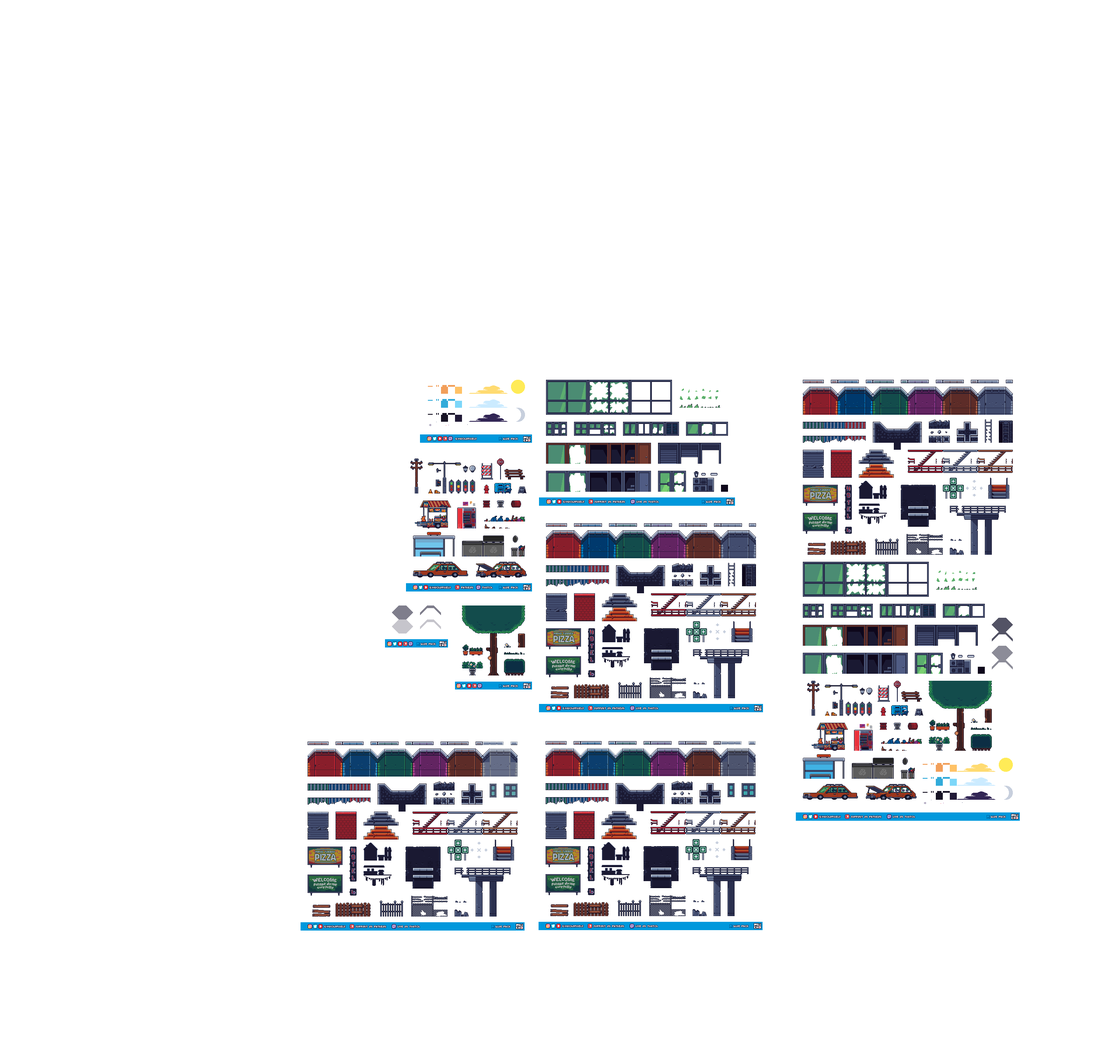
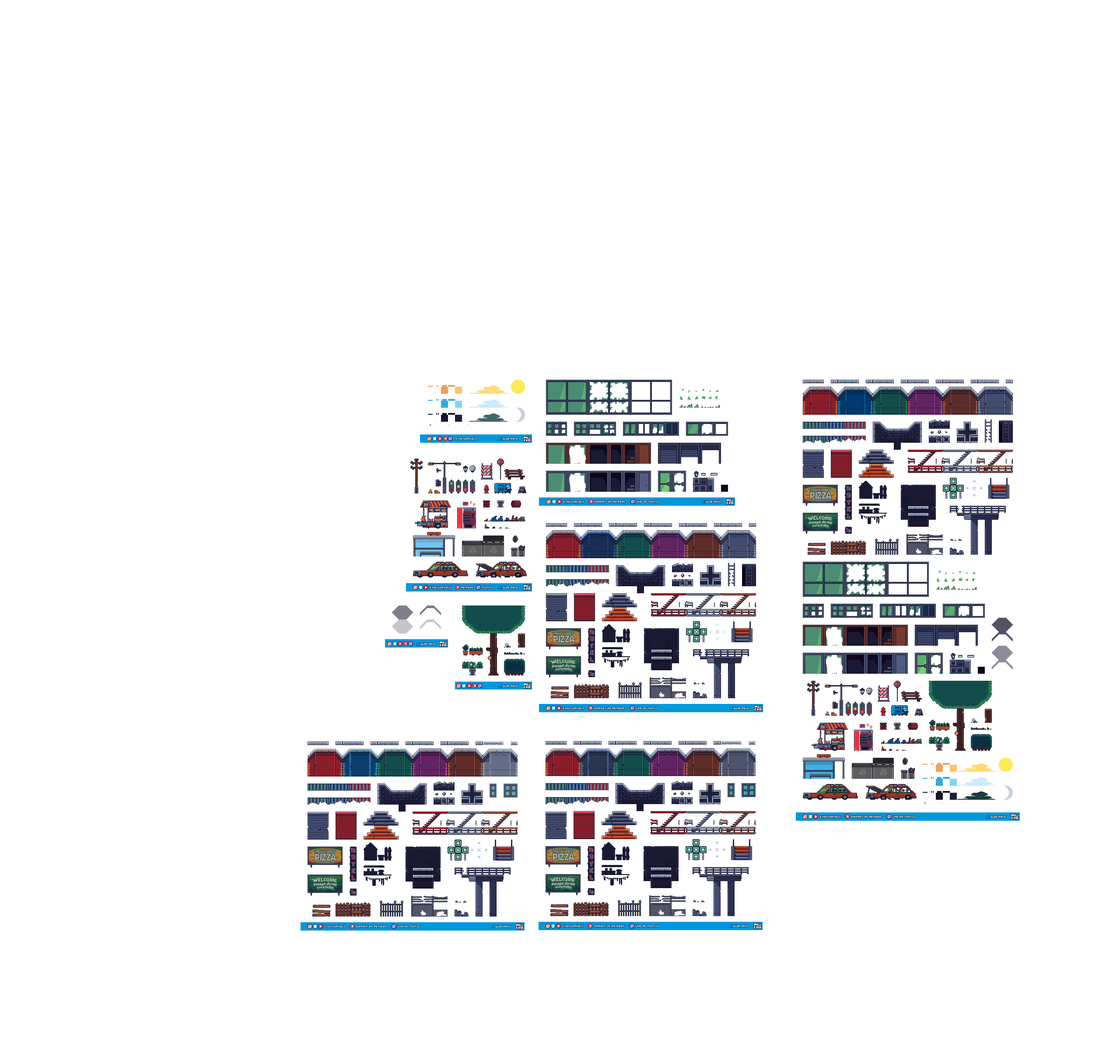
Before/after of a 1120px x 1064px layered artwork. What changed in the layer stack:
painted on "background" (2nd of 3, in "background") over 468, 413, 508, 422
painted on "buildings" (1st of 5, in "far_distant_buildings") over 349, 748, 518, 777
painted on "buildings" (2nd of 5, in "distant_buildings") over 580, 748, 756, 777
painted on "buildings" (4th of 5, in "buildings") over 588, 533, 749, 664
painted on "background" (3rd of 3, in "tilemap_all") over 955, 791, 996, 800
